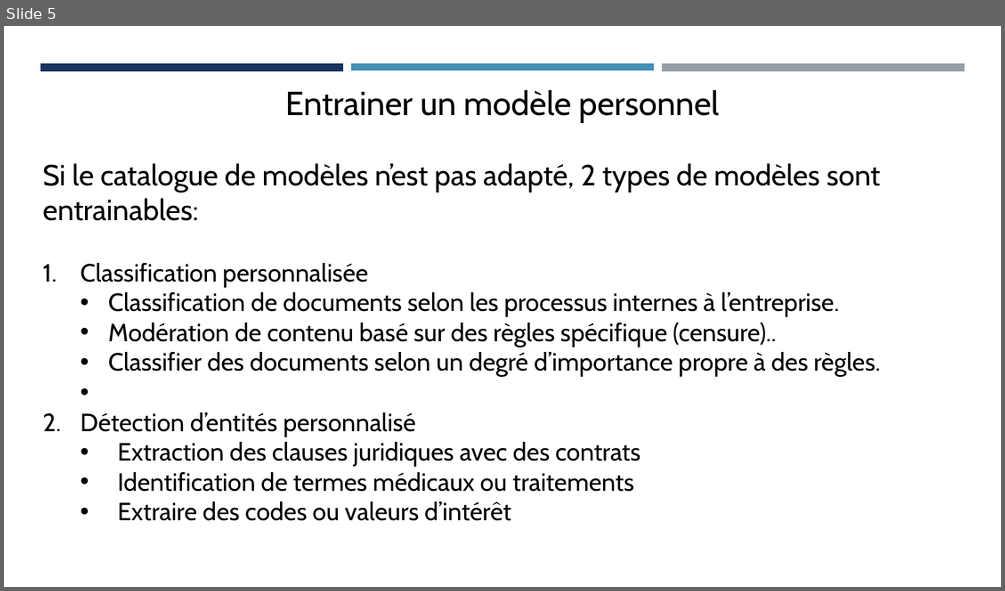
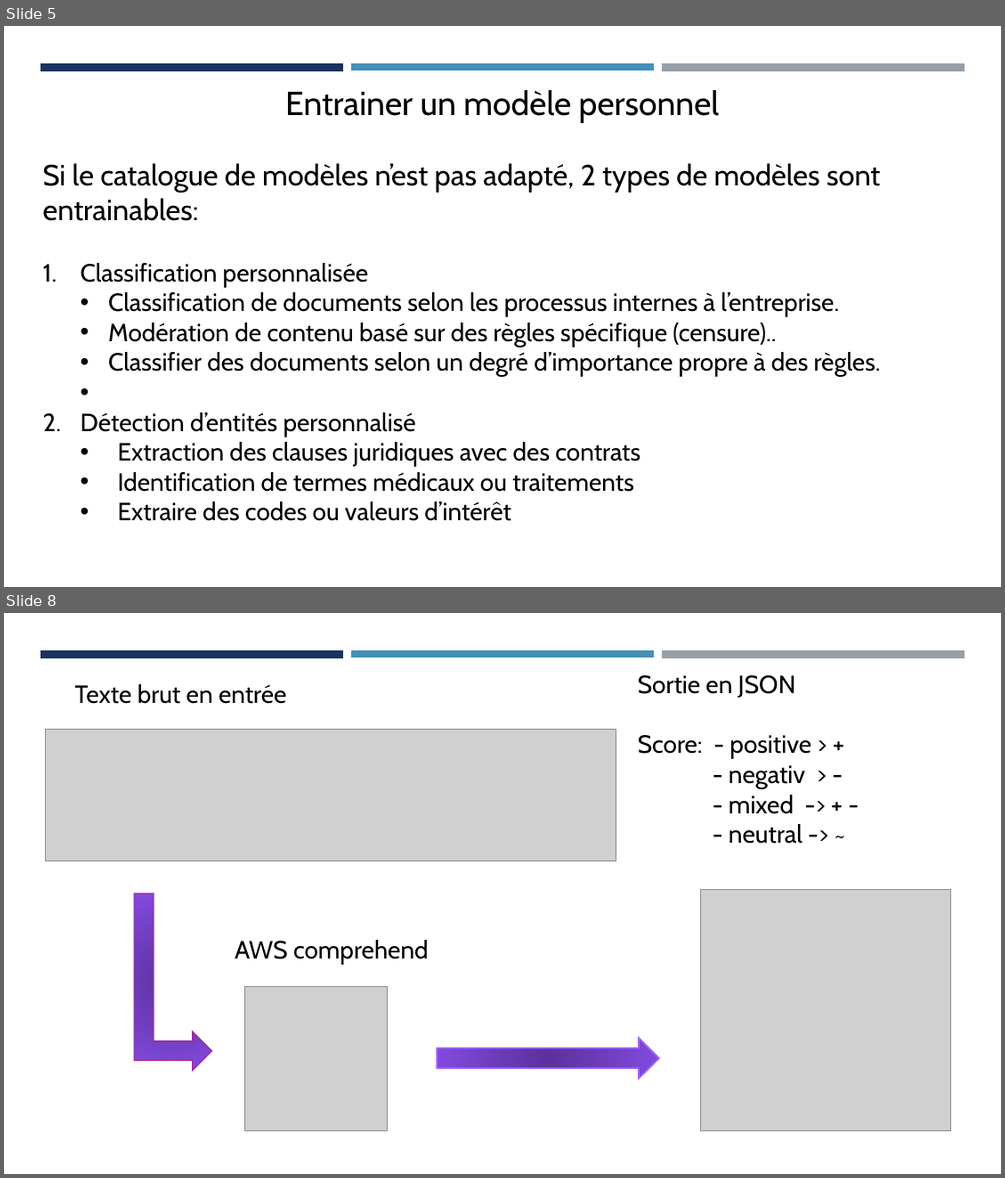
Before and after one commit to Jmuhleman/pw_CLD, a slide deck: workshop/AWS Comprehend.odp. Shown one above the other, each under a label of ours: slide 5 before the commit, slides 5 and 8 after it; the slides between them are not shown. The pictures are 1005x591 and 1005x1178 pixels, drawn with LibreOffice and Linux fonts; fonts in the diff are those of the drawing; grey boxes stand for pictures. Boxes give left, top, right and bottom in pixels: in the first picture for what was removed or moved away, otherwise in the second. Text is boxed around its words. In the diff, an @@ line names an element or a change of style, - is before the commit and + after.

```diff
--- a/workshop/AWS Comprehend.odp
+++ b/workshop/AWS Comprehend.odp
@@ slide 8 added at box(4, 613, 1001, 1174), background #FFFFFF; not listed: 3 template elements that a slide beside it also shows @@
@@ text added at box(75, 684, 286, 704), 24 pt, text #000000 @@
+Texte brut en entrée
@@ text added at box(638, 675, 811, 844), 24 pt, text #000000 @@
+Sortie en JSON
+Score: - positive > +
+- negativ > -
+- mixed -> + -
+- neutral -> ~
@@ picture added at box(46, 729, 616, 861) @@
@@ freeform shape added at box(134, 893, 212, 1070), fill gradient #5A319C to #834AE0, outline #A02B93 0.99 pt @@
@@ picture added at box(701, 890, 951, 1130) @@
@@ text added at box(235, 940, 429, 965), 24 pt, text #000000 @@
+AWS comprehend
@@ picture added at box(244, 987, 388, 1130) @@
@@ freeform shape added at box(437, 1038, 659, 1078), fill gradient #5A319C to #834AE0, outline #A065FF 1.5 pt @@
```
Also in this commit, not shown: 3 slides changed, 2 other slides added, 1 slide removed.
